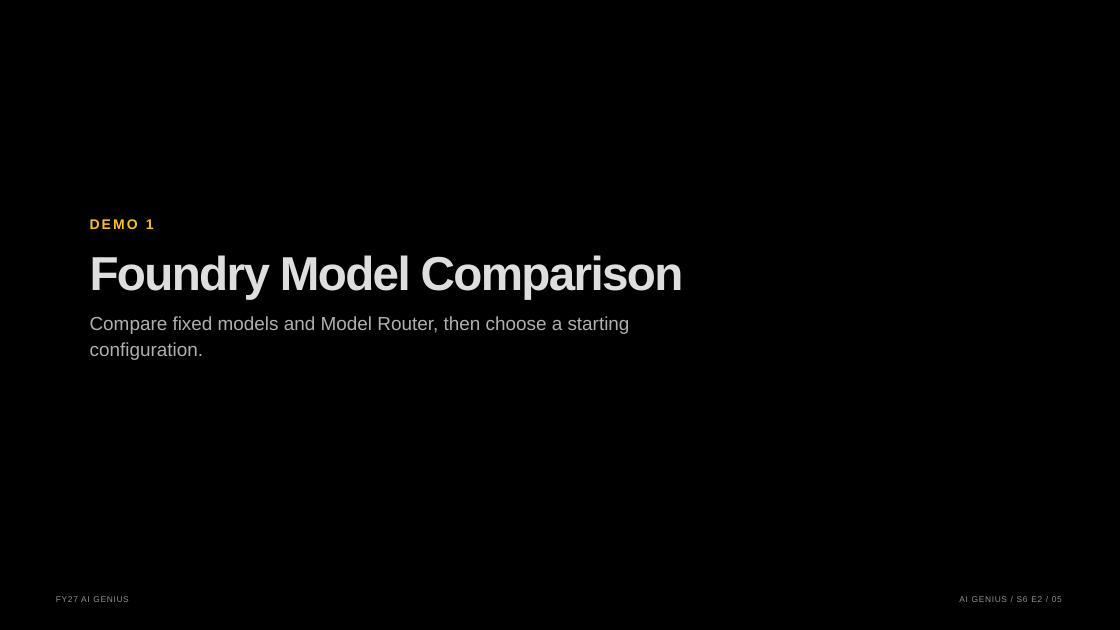
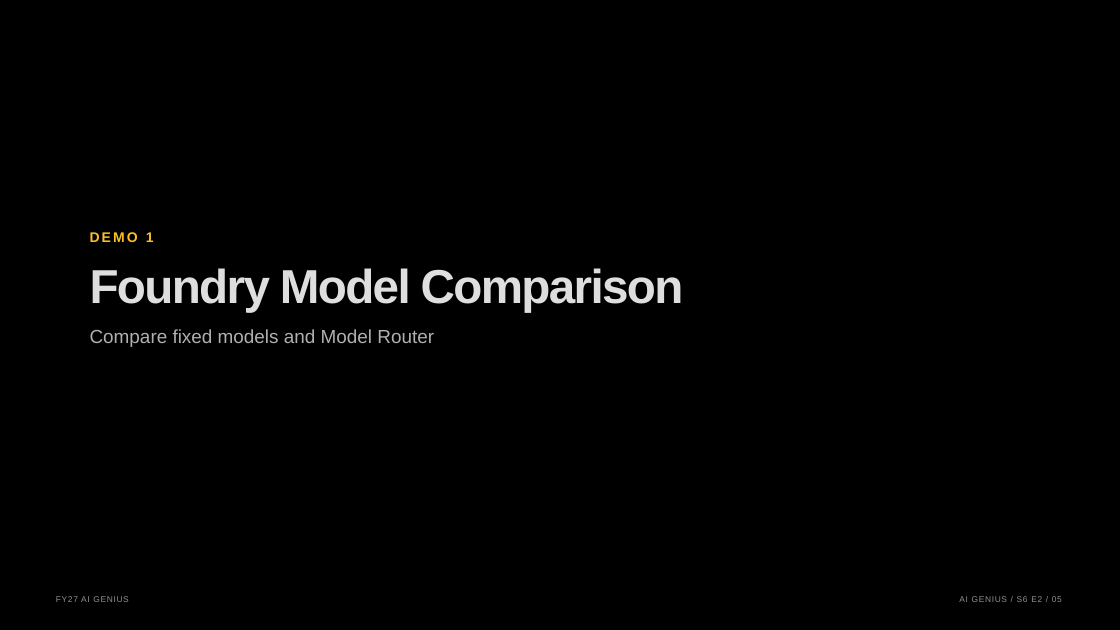
Before and after one commit to graemefoster/FoundryEvalsAndObservability, a slide deck: slide 5 of presentation/presentation.pptx. Drawn at 1120x630 pixels with LibreOffice and Linux fonts; fonts in the diff are those of the drawing; background and template pictures are left out. Boxes give left, top, right and bottom in pixels: in the first picture for what was removed or moved away, otherwise in the second. Text is boxed around its words. In the diff, an @@ line names an element or a change of style, - is before the commit and + after.

```diff
--- a/presentation/presentation.pptx
+++ b/presentation/presentation.pptx
@@ text "DEMO 1": place and size @@
-text "DEMO 1" at (90, 219, 154, 229)
+text "DEMO 1" at (90, 232, 154, 242)
@@ text "Foundry Model Comparison": place and size @@
-text "Foundry Model Comparison" at (90, 255, 684, 299)
+text "Foundry Model Comparison" at (90, 268, 684, 312)
@@ text at (90, 329, 434, 347): text changed @@
-Compare fixed models and Model Router, then choose a starting
+Compare fixed models and Model Router
@@ text removed at (90, 342, 203, 360) @@
-configuration.
```
Also in this commit, not shown: 16 other slides changed, 8 slides added, 2 slides removed, 36 other files.
